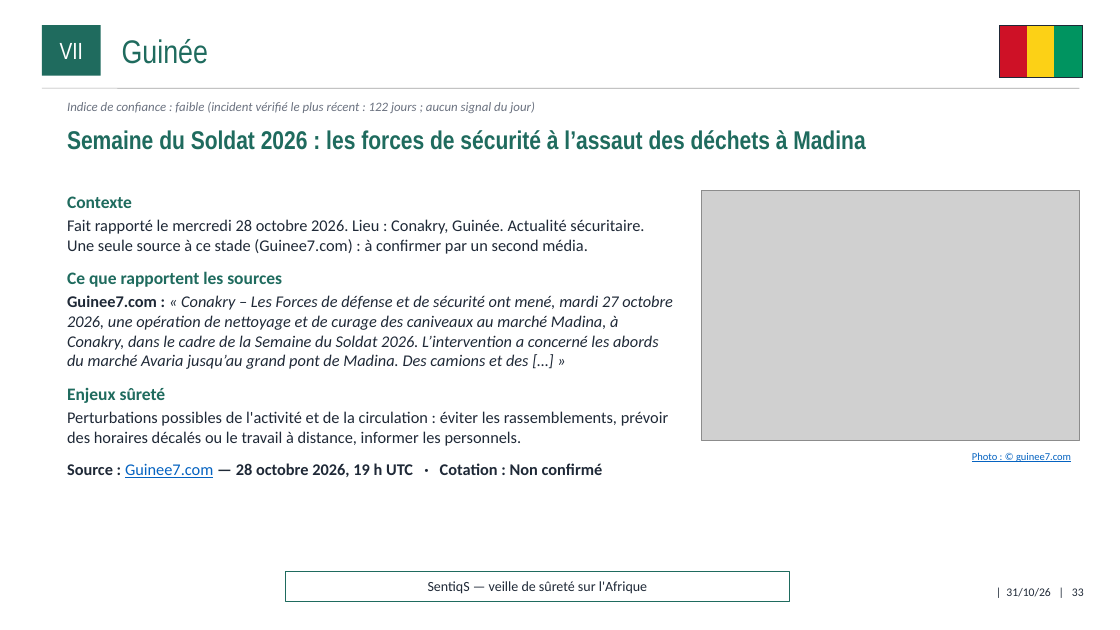
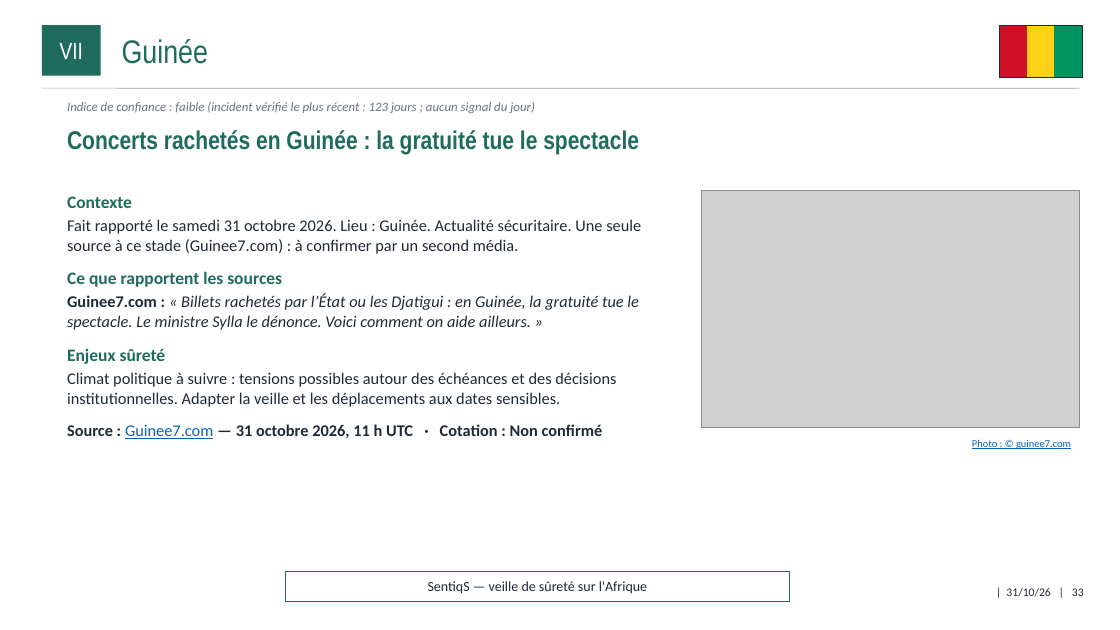
Before and after one commit to ytl1-ops/SentiqS, a slide deck: slide 33 of web/rapports/mensuel/2026-10.pptx. Drawn at 1120x630 pixels with LibreOffice and Linux fonts; fonts in the diff are those of the drawing; grey boxes stand for pictures. Boxes give left, top, right and bottom in pixels: in the first picture for what was removed or moved away, otherwise in the second. Text is boxed around its words. In the diff, an @@ line names an element or a change of style, - is before the commit and + after.

```diff
--- a/web/rapports/mensuel/2026-10.pptx
+++ b/web/rapports/mensuel/2026-10.pptx
@@ text at (x1=67, y1=130, x2=639, y2=154): text changed @@
-Semaine du Soldat 2026 : les forces de sécurité à l’assaut des déchets à Madina
+Concerts rachetés en Guinée : la gratuité tue le spectacle
@@ picture resized from (x1=702, y1=191, x2=1080, y2=441) to (x1=702, y1=191, x2=1080, y2=428) @@
@@ text at (x1=67, y1=219, x2=641, y2=254): text changed @@
-Fait rapporté le mercredi 28 octobre 2026. Lieu : Conakry, Guinée. Actualité sécuritaire. Une seule source à ce stade (Guinee7.com) : à confirmer par un second média.
+Fait rapporté le samedi 31 octobre 2026. Lieu : Guinée. Actualité sécuritaire. Une seule source à ce stade (Guinee7.com) : à confirmer par un second média.
@@ text at (x1=67, y1=294, x2=639, y2=330): text changed @@
-Guinee7.com : « Conakry – Les Forces de défense et de sécurité ont mené, mardi 27 octobre 2026, une opération de nettoyage et de curage des caniveaux au marché Madina, à Conakry, dans le cadre de la Semaine du Soldat 2026. L’intervention a concerné les abords du marché Avaria jusqu’au grand pont de Madina. Des camions et des […] »
+Guinee7.com : « Billets rachetés par l’État ou les Djatigui : en Guinée, la gratuité tue le spectacle. Le ministre Sylla le dénonce. Voici comment on aide ailleurs. »
@@ text at (x1=67, y1=372, x2=616, y2=439): text changed @@
-Perturbations possibles de l'activité et de la circulation : éviter les rassemblements, prévoir des horaires décalés ou le travail à distance, informer les personnels.
-Source : Guinee7.com — 28 octobre 2026, 19 h UTC · Cotation : Non confirmé
+Climat politique à suivre : tensions possibles autour des échéances et des décisions institutionnelles. Adapter la veille et les déplacements aux dates sensibles.
+Source : Guinee7.com — 31 octobre 2026, 11 h UTC · Cotation : Non confirmé
@@ text "Photo : © guinee7.com" moved from (x1=972, y1=452, x2=1071, y2=462) to (x1=972, y1=439, x2=1071, y2=449) @@
```
Also in this commit, not shown: 25 other slides changed, 14 other files.
